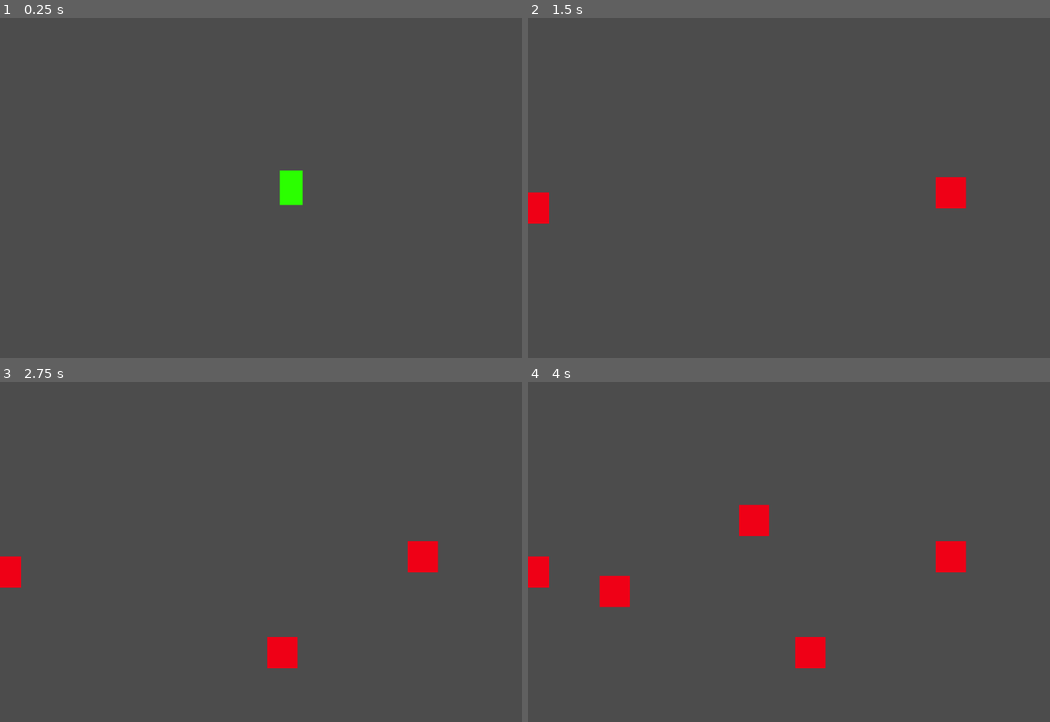
Above: before the commit, frames 1-4 (two rows, left to right).
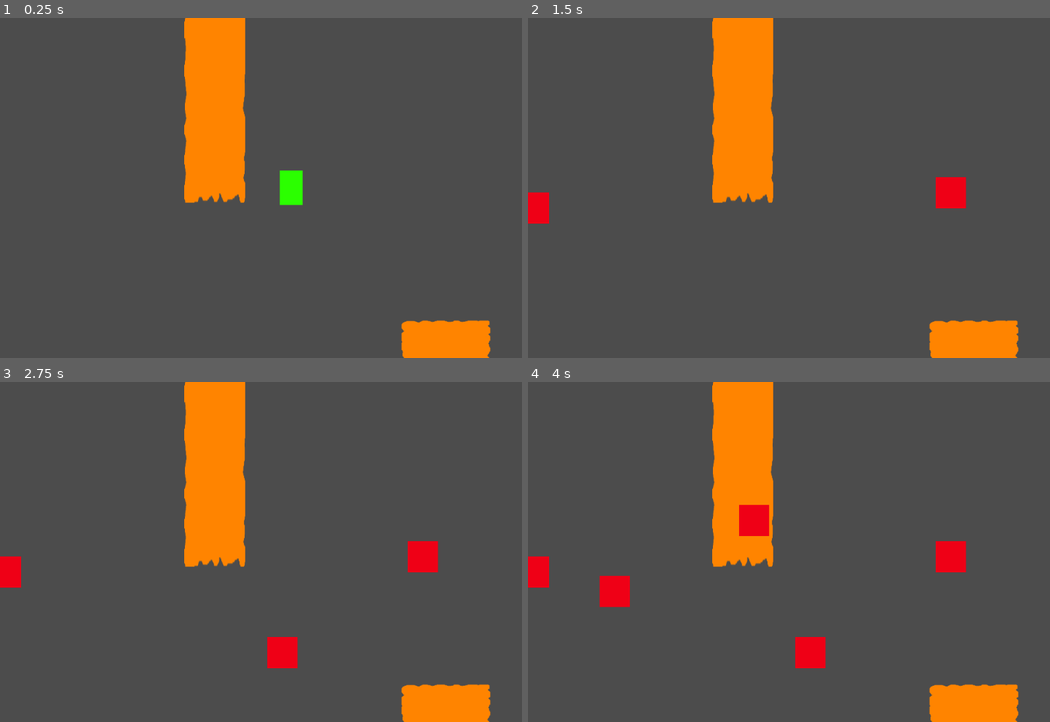
Above: after the commit, the same moments.

Repository: deengames-prototypes/spider-squasher
Game: Godot game, scene res://MainScene.tscn
Same seed, same stepped clock (60 frames per second), same inputs: the game is played once before the commit and once after it.
Inputs (mouse positions are in pixels of both pictures, inside the frame that each line leads up to):
- Up to frame 1 (0.25 s): no input
- Up to frame 2 (1.5 s): tap Enter at 0.5 s; move the mouse to (945, 171) at 0.52 s; hold D (move_right) 0.53-1.25 s; tap E at 0.6 s; click (945, 171) at 0.67 s; drag from (700, 205) to (789, 256) at 1.27 s
- Up to frame 3 (2.75 s): move the mouse to (349, 477) at 2.02 s; hold D (move_right) from 2.03 s (still down); tap E at 2.1 s
- Up to frame 4 (4 s): release D (move_right) at 2.75 s; tap Space at 2.75 s; drag from (789, 620) to (642, 501) at 2.77 s; move the mouse to (992, 603) at 3.52 s; hold A (move_left) from 3.53 s (still down); tap E at 3.6 s

The runs differ from the first frame. In frame 1, 8.0% of the frame differs, in the area x 35-95%, y 0-100%; in frame 2, 8.0%; in frame 3, 8.0%; in frame 4, 7.5%.

Commit message:
Add two weird lava pools.

Diff:
--- a/godot/MainScene.tscn
+++ b/godot/MainScene.tscn
@@ -1,9 +1,16 @@
-[gd_scene load_steps=3 format=2]
+[gd_scene load_steps=6 format=2]
 
 [ext_resource path="res://MainScene.gd" type="Script" id=1]
 [ext_resource path="res://Player.tscn" type="PackedScene" id=2]
+[ext_resource path="res://Lava.gd" type="Script" id=3]
+[ext_resource path="res://lava.png" type="Texture" id=4]
 
-[node name="MainScene" type="Node2D"]
+[sub_resource type="RectangleShape2D" id=1]
+
+custom_solver_bias = 0.0
+extents = Vector2( 10, 10 )
+
+[node name="MainScene" type="Node2D" index="0"]
 
 script = ExtResource( 1 )
 seconds_per_enemy = 2
@@ -11,4 +18,47 @@
 
 [node name="KinematicBody2D" parent="." index="0" instance=ExtResource( 2 )]
 
-_sections_unfolded = [ "Transform" ]
+_sections_unfolded = [ "Collision", "Transform", "collision" ]
+
+[node name="Lava1" type="KinematicBody2D" parent="." index="1"]
+
+position = Vector2( -149.69, -92.2746 )
+input_pickable = false
+collision_layer = 1
+collision_mask = 1
+collision/safe_margin = 0.08
+script = ExtResource( 3 )
+
+[node name="Sprite" type="Sprite" parent="Lava1" index="0"]
+
+position = Vector2( 527.644, 206.534 )
+scale = Vector2( 0.534911, 2.12208 )
+texture = ExtResource( 4 )
+
+[node name="CollisionShape2D" type="CollisionShape2D" parent="Lava1" index="1"]
+
+position = Vector2( 531.922, 202.409 )
+scale = Vector2( 4.30615, 20.4029 )
+shape = SubResource( 1 )
+
+[node name="Lava2" type="KinematicBody2D" parent="." index="2"]
+
+position = Vector2( 405.803, 435.335 )
+scale = Vector2( 0.993575, 0.506728 )
+input_pickable = false
+collision_layer = 1
+collision_mask = 1
+collision/safe_margin = 0.08
+script = ExtResource( 3 )
+
+[node name="Sprite" type="Sprite" parent="Lava2" index="0"]
+
+position = Vector2( 380.783, 306.304 )
+scale = Vector2( -0.784246, 1.12438 )
+texture = ExtResource( 4 )
+
+[node name="CollisionShape2D" type="CollisionShape2D" parent="Lava2" index="1"]
+
+position = Vector2( 379.863, 312.547 )
+scale = Vector2( -6.59691, 11.6195 )
+shape = SubResource( 1 )
--- a/godot/Player.gd
+++ b/godot/Player.gd
@@ -33,7 +33,6 @@
 
 
 func collide(info):
-	if info == null:
-		return
-	if info.collider.is_in_group("enemies"):
-		queue_free()
+	if info != null:
+		if info.collider.is_in_group("enemies") or info.collider.is_in_group("lava"):
+			queue_free()
--- /dev/null
+++ b/godot/lava.gd
@@ -0,0 +1,4 @@
+extends Node2D
+
+func _ready():
+	add_to_group("lava")
Binary file added: godot/lava.png
Not shown, added: godot/lava.png.import
